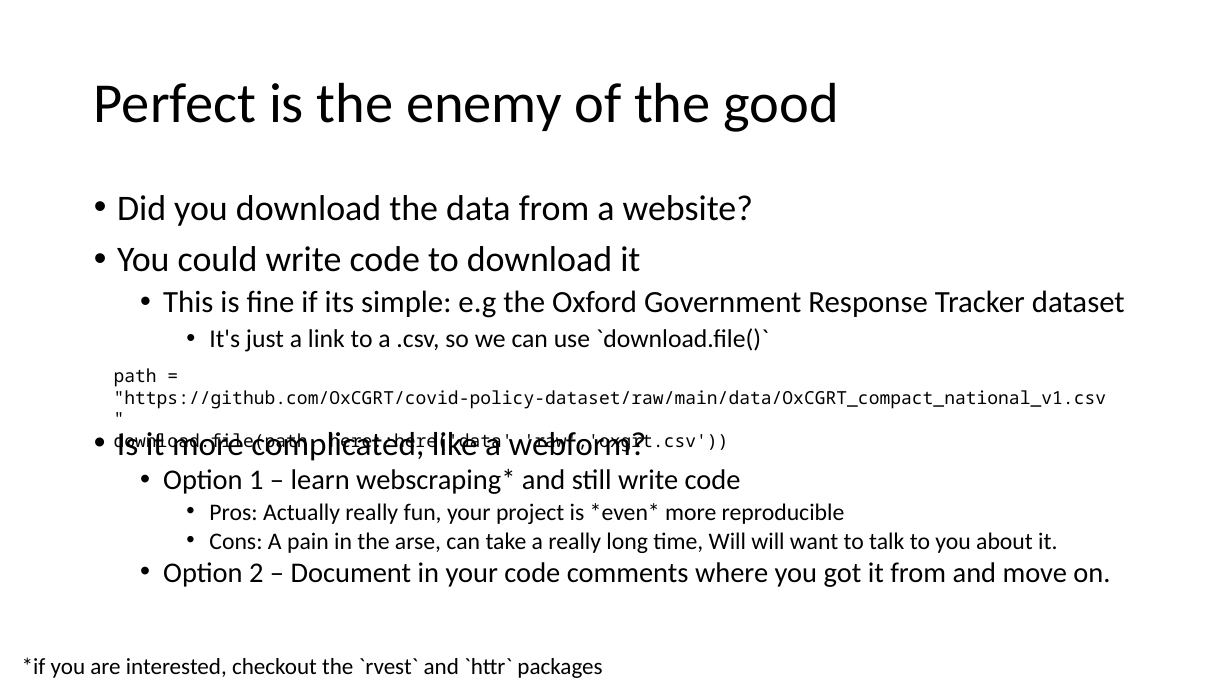
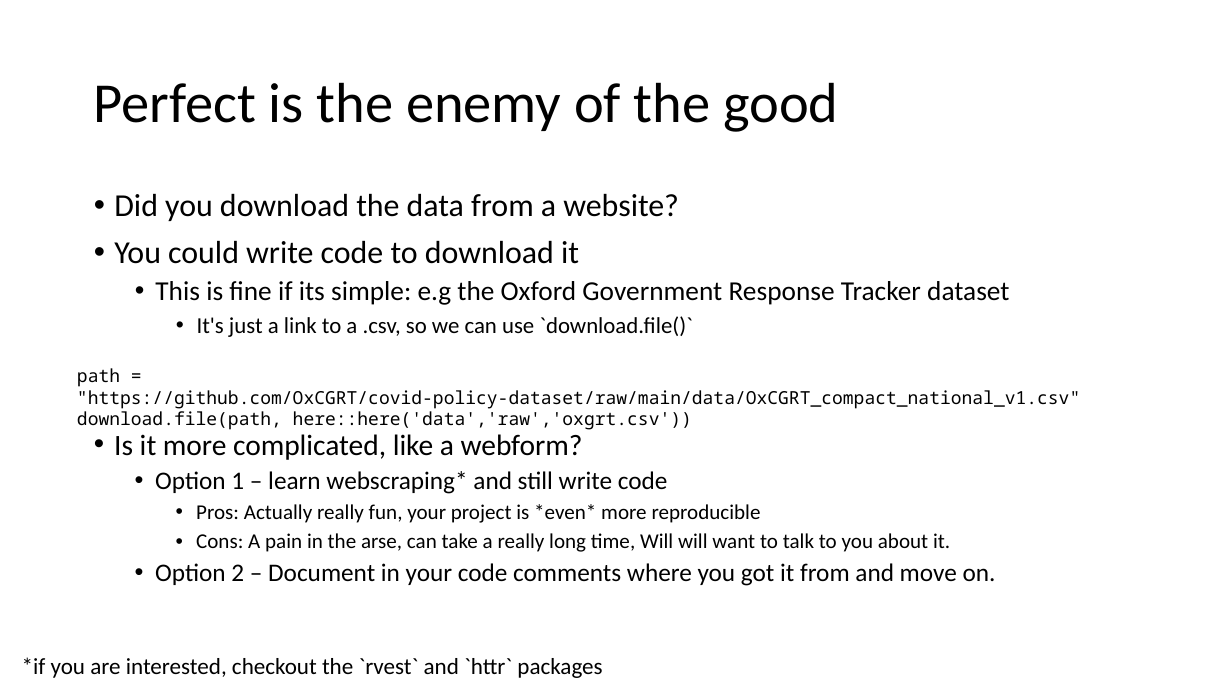
Before and after one commit to lidiaalfanti/r-course, a slide deck: slide 11 of courses/r-intro/docs/Intro to R 2023_day2.pptx. Drawn at 1232x693 pixels with LibreOffice and Linux fonts; fonts in the diff are those of the drawing. Boxes give left, top, right and bottom in pixels: in the first picture for what was removed or moved away, otherwise in the second. Text is boxed around its words. In the diff, an @@ line names an element or a change of style, - is before the commit and + after.

```diff
--- a/courses/r-intro/docs/Intro to R 2023_day2.pptx
+++ b/courses/r-intro/docs/Intro to R 2023_day2.pptx
@@ text "Did you download the data ..." at (x1=114, y1=193, x2=1009, y2=337): size 28 to 24.9 pt in "Did you download the data from a ...", "You could write code to download it"; size 24 to 21.4 pt in "This is fine if its simple: e.g ..."; size 20 to 17.8 pt in "It's just a link to a .csv, ..."; indent changed @@
@@ text "path = "https://github.com/OxCGRT/covid-policy-dataset/raw/m ..." rewrapped from (x1=114, y1=368, x2=1107, y2=452) to (x1=77, y1=368, x2=1080, y2=430) @@
@@ text "Is it more complicated, like ..." at (x1=114, y1=434, x2=996, y2=586): size 25.9 to 23 pt in "Is it more complicated, like a webform?"; size 22.2 to 19.7 pt in "Option 1 – learn webscraping* and still ...", "Option 2 – Document in your code ..."; size 18.5 to 16.4 pt in "Pros: Actually really fun, your project is ...", "Cons: A pain in the arse, can ..."; indent changed; line spacing 0.8 to 0.9 @@
```
Also in this commit, not shown: 8 other slides changed, 2 slides added.
